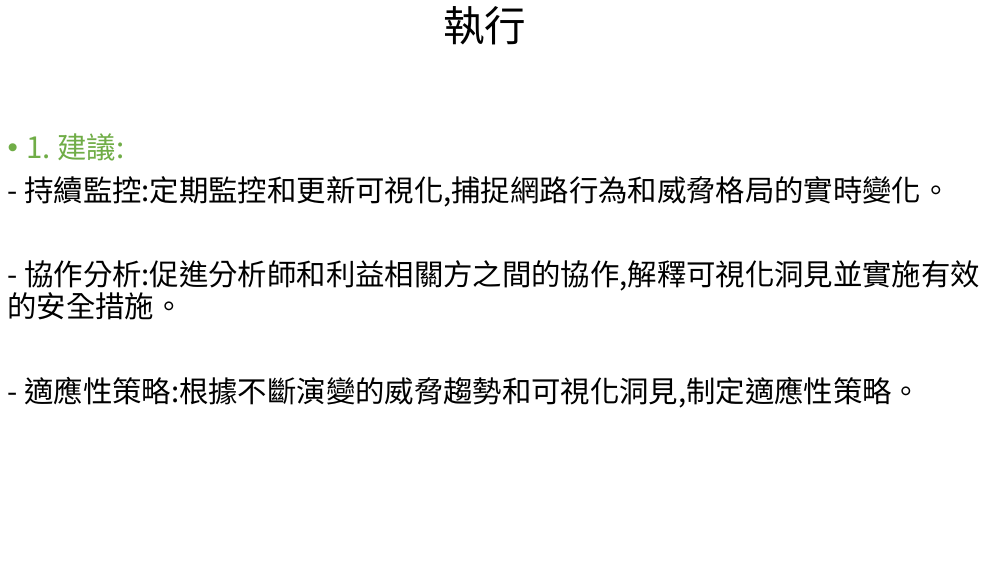
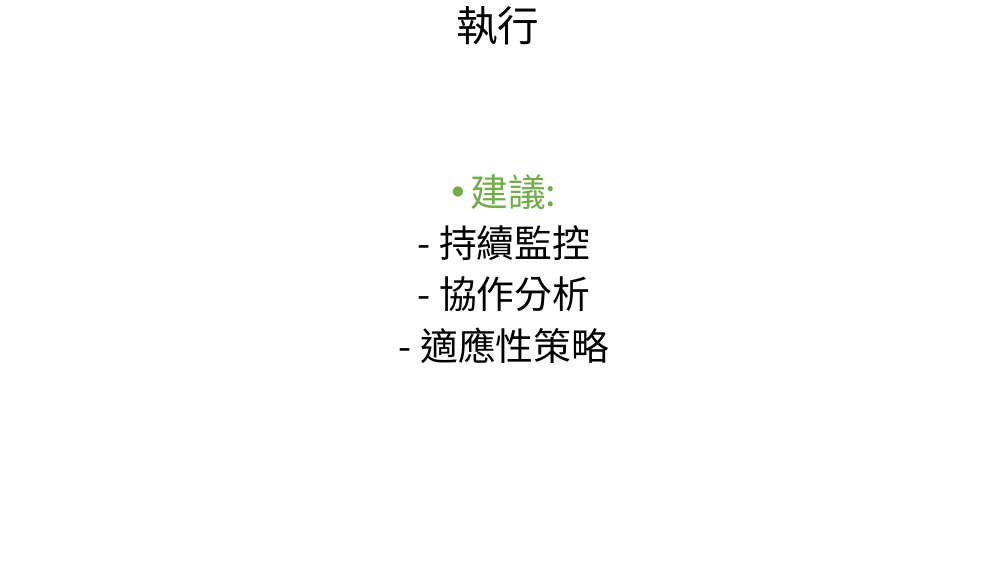
Before and after one commit to y4611676/Unanimous-Project, a slide deck: slide 16 of Enhance_network_security_by_analyzing_Inribo_synthetic_network_data_sets/通過分析Incribo合成網路數據集增強網路安全.pptx (slide 14 before the commit). Drawn at 1008x567 pixels with LibreOffice and Linux fonts; fonts in the diff are those of the drawing. Boxes give left, top, right and bottom in pixels: in the first picture for what was removed or moved away, otherwise in the second. Text is boxed around its words. In the diff, an @@ line names an element or a change of style, - is before the commit and + after.

```diff
--- a/Enhance_network_security_by_analyzing_Inribo_synthetic_network_data_sets/通過分析Incribo合成網路數據集增強網路安全.pptx
+++ b/Enhance_network_security_by_analyzing_Inribo_synthetic_network_data_sets/通過分析Incribo合成網路數據集增強網路安全.pptx
@@ title "執行" at [456, 6, 539, 45]: alignment left to centre @@
@@ text at [420, 174, 609, 363]: text changed; size 28 to 36 pt @@
-• 1. 建議:
-- 持續監控:定期監控和更新可視化,捕捉網路行為和威脅格局的實時變化。
-- 協作分析:促進分析師和利益相關方之間的協作,解釋可視化洞見並實施有效的安全措施。
-- 適應性策略:根據不斷演變的威脅趨勢和可視化洞見,制定適應性策略。
+• 建議:
+- 持續監控
+- 協作分析
+- 適應性策略
```
Also in this commit, not shown: 6 other slides changed, 4 slides added, 1 slide removed, 2 other files.
